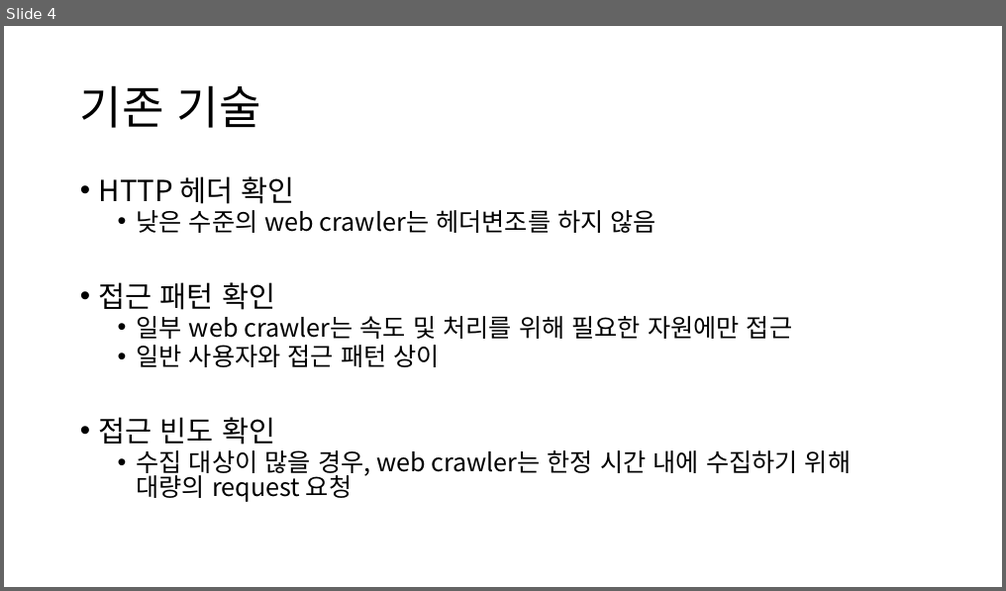
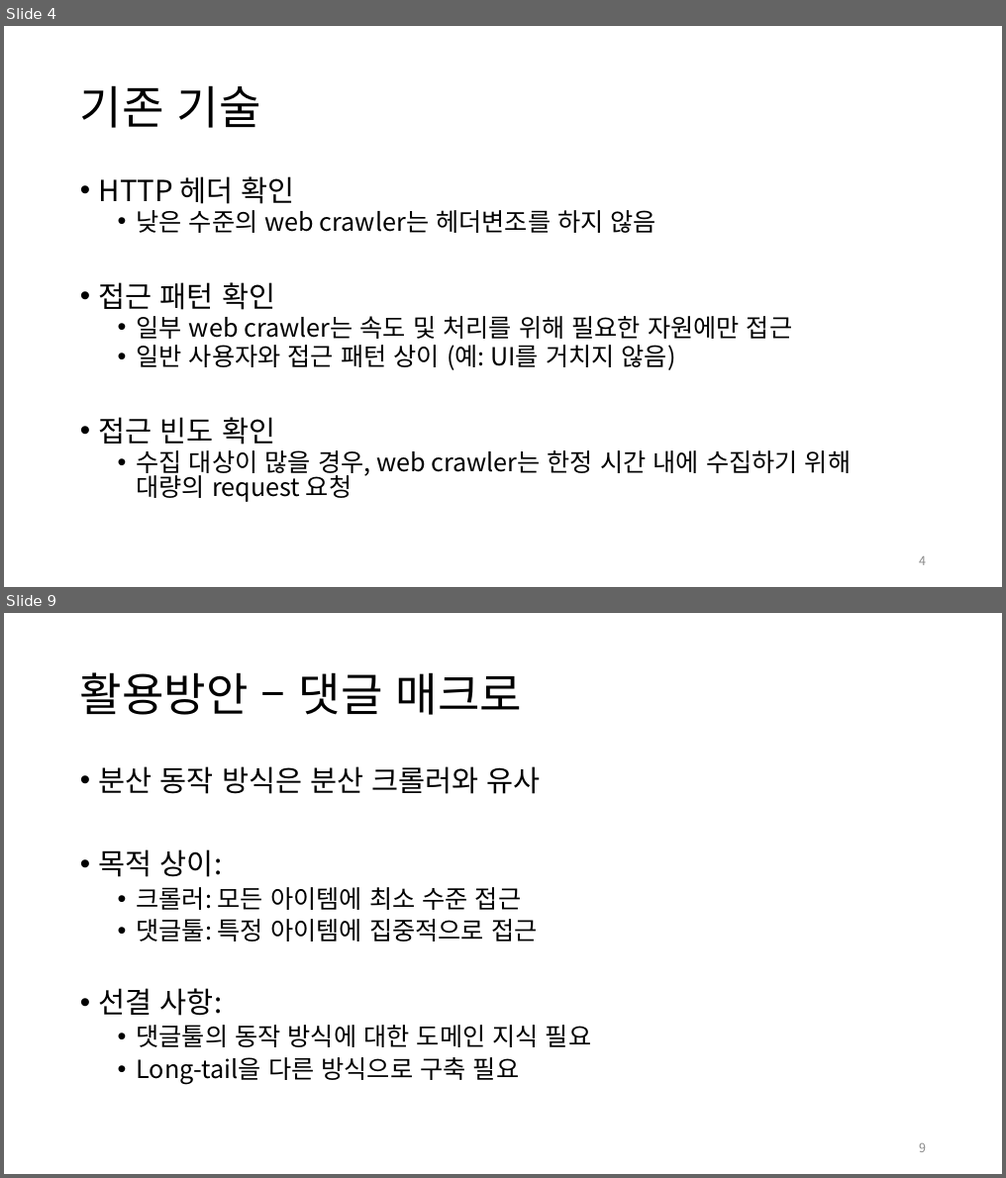
Before and after one commit to diemori/anti-crawler, a slide deck: 30_Presentation/AntiCrawlerLTM_노인우_20180611.pptx. Shown one above the other, each under a label of ours: slide 4 before the commit, slides 4 and 9 after it; the slides between them are not shown. The pictures are 1006x591 and 1006x1178 pixels, drawn with LibreOffice and Linux fonts; fonts in the diff are those of the drawing. Boxes give left, top, right and bottom in pixels: in the first picture for what was removed or moved away, otherwise in the second. Text is boxed around its words. In the diff, an @@ line names an element or a change of style, - is before the commit and + after.

```diff
--- a/30_Presentation/AntiCrawlerLTM_노인우_20180611.pptx
+++ b/30_Presentation/AntiCrawlerLTM_노인우_20180611.pptx
@@ slide 9 added at <box>4,613,1002,1174</box>, background #FFFFFF @@
@@ title added at <box>80,672,522,715</box>, 44 pt, text #000000 @@
+활용방안 – 댓글 매크로
@@ text added at <box>99,766,591,1085</box>, 24 pt, text #000000 @@
+• 분산 동작 방식은 분산 크롤러와 유사
+• 목적 상이:
+  • 크롤러: 모든 아이템에 최소 수준 접근
+  • 댓글툴: 특정 아이템에 집중적으로 접근
+• 선결 사항:
+  • 댓글툴의 동작 방식에 대한 도메인 지식 필요
+  • Long-tail을 다른 방식으로 구축 필요
@@ page number added at <box>919,1144,926,1153</box>, 12 pt, text #8C8C8C @@
+9
@@ slide 4 changed as well @@
@@ text at <box>137,345,676,371</box>: text changed @@
-  • 일반 사용자와 접근 패턴 상이
+  • 일반 사용자와 접근 패턴 상이 (예: UI를 거치지 않음)
@@ page number added at <box>919,557,926,566</box>, 12 pt, text #8C8C8C @@
+4
```
Also in this commit, not shown: 5 other slides changed, 3 other slides added, 1 slide removed, 5 other files.
